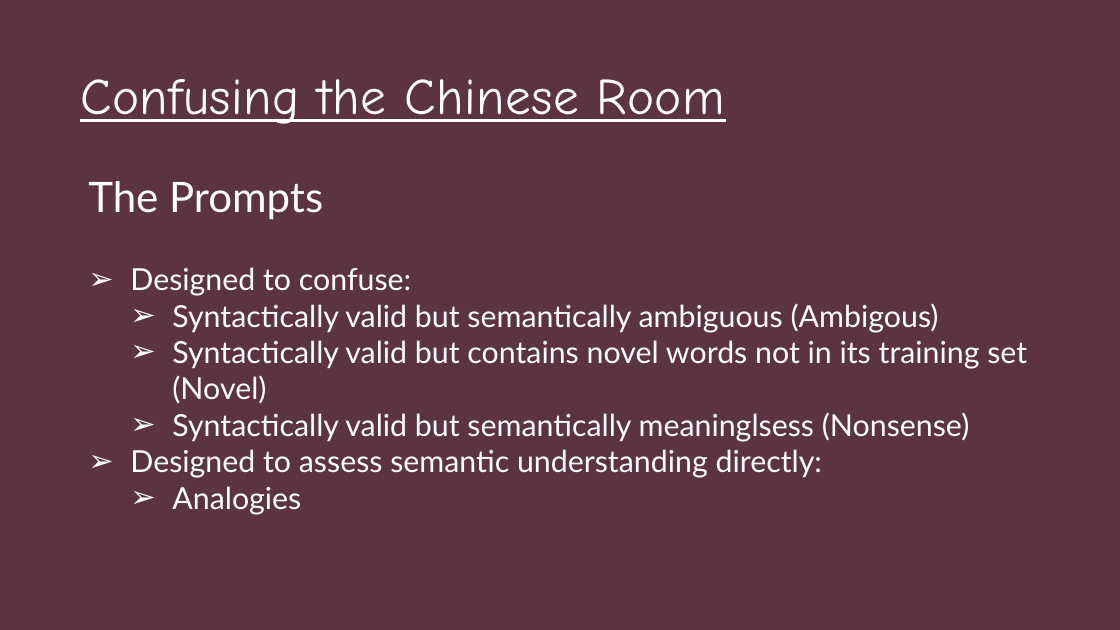
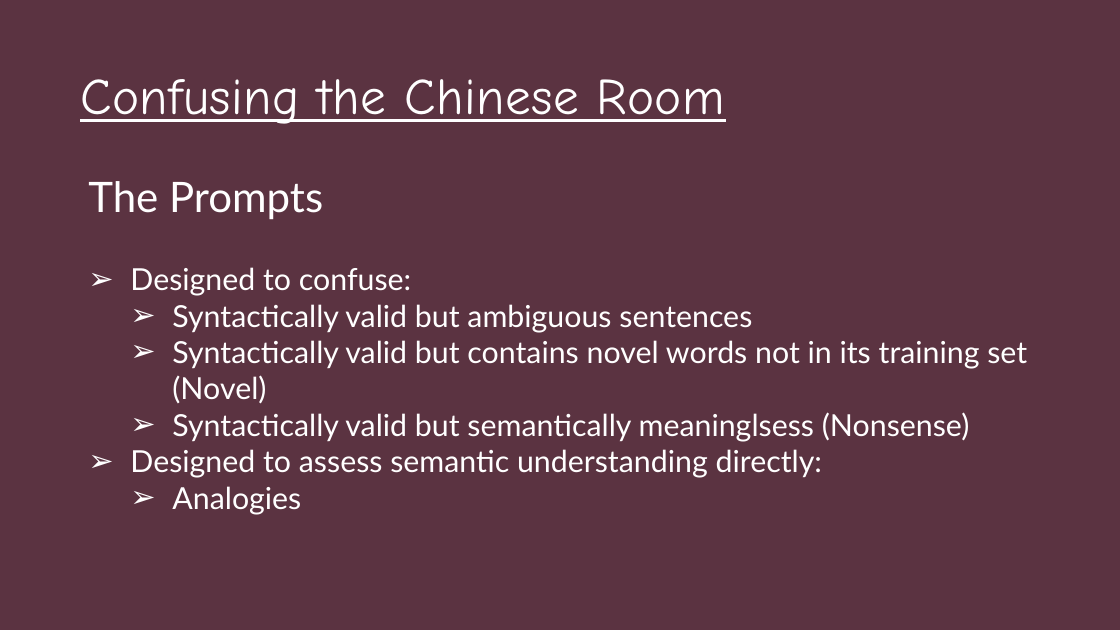
Before and after one commit to nickspeelman/CRA_bot, a slide deck: slide 19 of Causing Confusion in The Chinese Room.pptx. Drawn at 1120x630 pixels with LibreOffice and Linux fonts; fonts in the diff are those of the drawing. Boxes give left, top, right and bottom in pixels: in the first picture for what was removed or moved away, otherwise in the second. Text is boxed around its words. In the diff, an @@ line names an element or a change of style, - is before the commit and + after.

Commit message:
updated ppt

```diff
--- a/Causing Confusion in The Chinese Room.pptx
+++ b/Causing Confusion in The Chinese Room.pptx
@@ text at (172, 304, 752, 332): text changed @@
-  ➢ Syntactically valid but semantically ambiguous (Ambigous)
+  ➢ Syntactically valid but ambiguous sentences
```
Also in this commit, not shown: 14 slides added, 1 slide removed, 1 other file.
